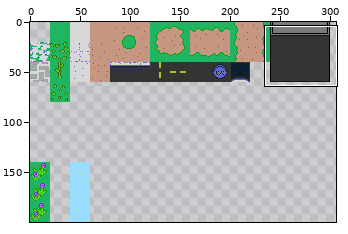
File history of a pixel-art file, Art/tilesets/outside_01.ase. The picture above shows the old version from afar; the outline marks the close-up.
Close-up. Old version:
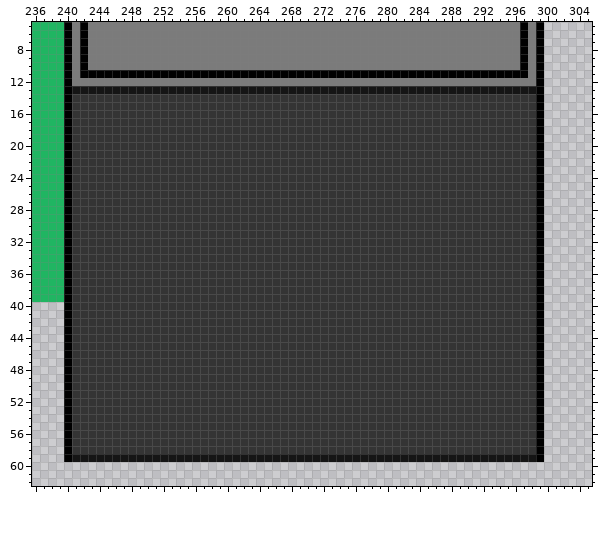
320x200 pixels, 1 frame. Shown: x 236..305, y 5..62. The wide view leaves out empty margins.
The result:
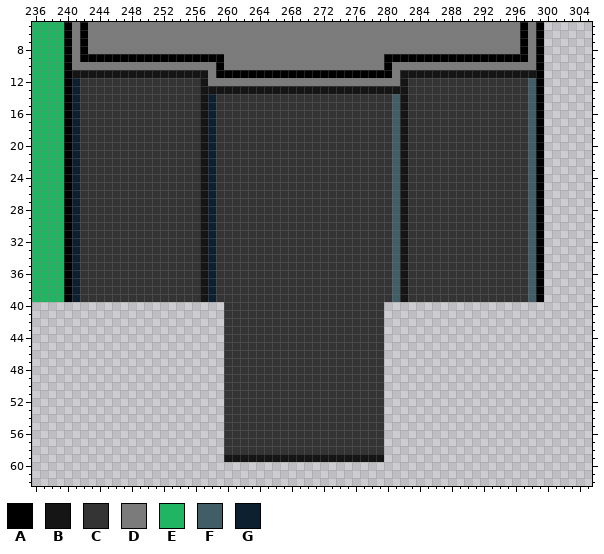
Palette (. is transparent): A #000000  B #151515  C #343434  D #7b7b7b  E #20b562  F #415d66  G #0d2030
Difference:
Layer "Layer 1":
y 9: x 243..259 DDDDDDDDDDDDDDDDD -> AAAAAAAAAAAAAAAAA; x 280..296 DDDDDDDDDDDDDDDDD -> AAAAAAAAAAAAAAAAA
y 10: x 242 A -> D; x 259 D -> A; x 280 D -> A; x 297 A -> D
y 11: x 241..258 DAAAAAAAAAAAAAAAAA -> BBBBBBBBBBBBBBBBBD; x 281..298 AAAAAAAAAAAAAAAAAD -> DBBBBBBBBBBBBBBBBB
y 12: x 241..257 DDDDDDDDDDDDDDDDD -> GCCCCCCCCCCCCCCCB; x 282..298 DDDDDDDDDDDDDDDDD -> BCCCCCCCCCCCCCCCF
y 13: x 241..256 BBBBBBBBBBBBBBBB -> GCCCCCCCCCCCCCCC; x 283..298 BBBBBBBBBBBBBBBB -> CCCCCCCCCCCCCCCF
y 14..39: x 241 C -> G; x 257..258 CC -> BG; x 281..282 CC -> FB; x 298 C -> F
y 40..58: x 240..259 ACCCCCCCCCCCCCCCCCCC -> ....................; x 280..299 CCCCCCCCCCCCCCCCCCCA -> ....................
y 59: x 240..259 ABBBBBBBBBBBBBBBBBBB -> ....................; x 280..299 BBBBBBBBBBBBBBBBBBBA -> ....................
Pixel boxes of the changes (left, top, right, bottom) in both close-ups:
changed: (64, 54, 224, 462)
changed: (384, 54, 544, 462)
